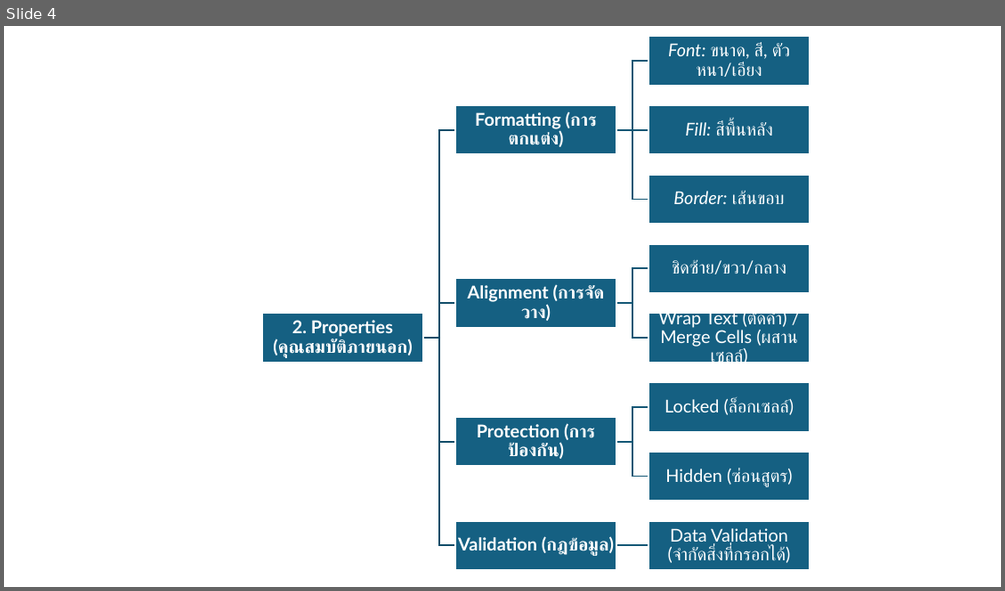
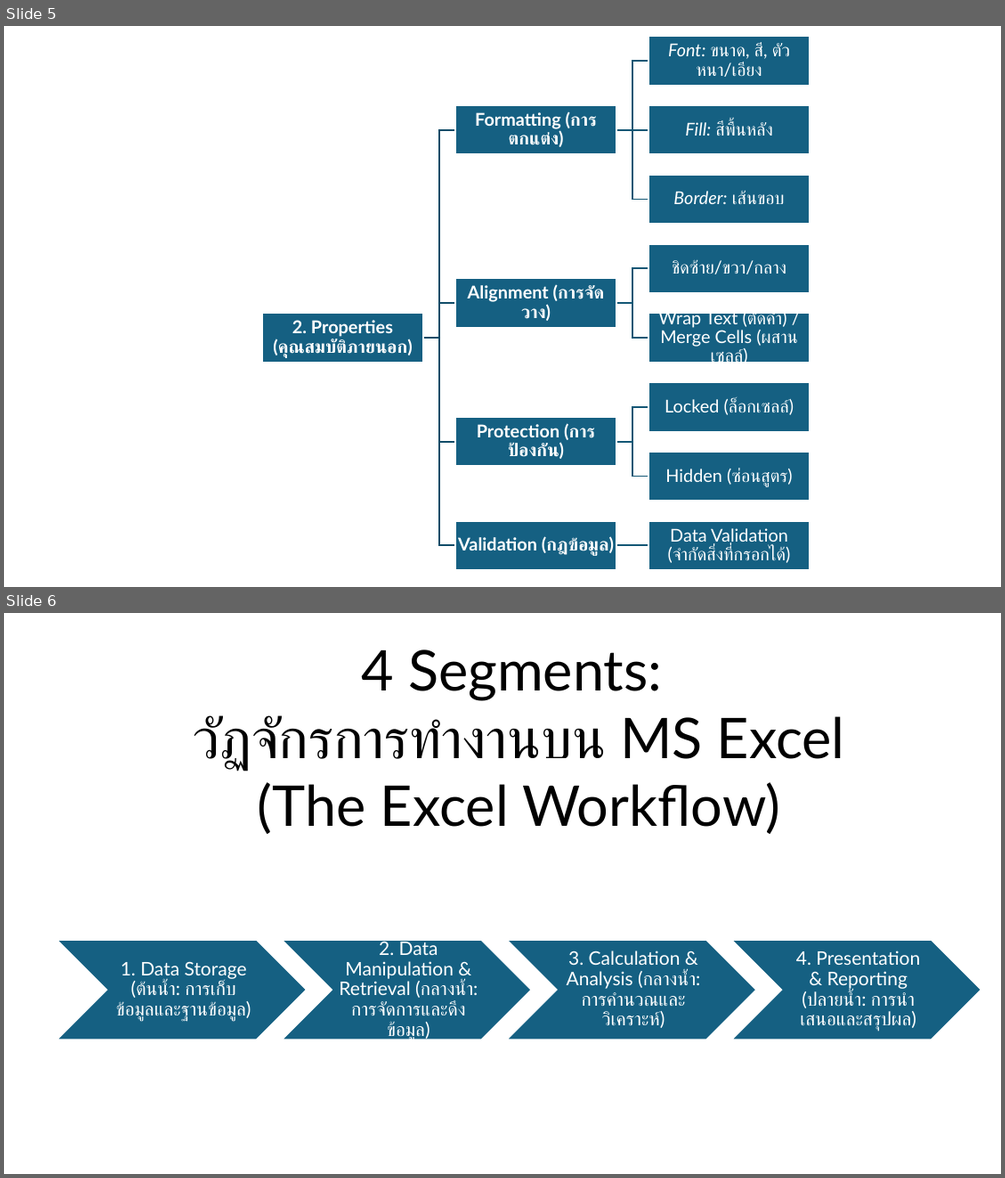
Before and after one commit to Tepakornk/excel-course, a slide deck: Excelppt.pptx. Shown one above the other, each under a label of ours: slide 4 before the commit, slides 5 and 6 after it. The pictures are 1005x591 and 1005x1178 pixels, drawn with LibreOffice and Linux fonts; fonts in the diff are those of the drawing. Boxes give left, top, right and bottom in pixels: in the first picture for what was removed or moved away, otherwise in the second. Text is boxed around its words. In the diff, an @@ line names an element or a change of style, - is before the commit and + after.

```diff
--- a/Excelppt.pptx
+++ b/Excelppt.pptx
@@ slide 6 added at box(4, 613, 1001, 1174), background #FFFFFF @@
@@ text added at box(193, 649, 845, 834), 54 pt, text #000000 @@
+4 Segments:
+วัฏจักรการทำงานบน MS Excel
+(The Excel Workflow)
@@ group added at box(57, 939, 981, 1041): 4 chevrons, 4 texts @@
+1. Data Storage (ต้นน้ำ: การเก็บข้อมูลและฐานข้อมูล)
+2. Data Manipulation & Retrieval (กลางน้ำ: การจัดการและดึงข้อมูล)
+3. Calculation & Analysis (กลางน้ำ: การคำนวณและวิเคราะห์)
+4. Presentation & Reporting (ปลายน้ำ: การนำเสนอและสรุปผล)
@@ what was slide 4 is now slide 5 @@
```
Also in this commit, not shown: 9 other slides added, 5 other files.
